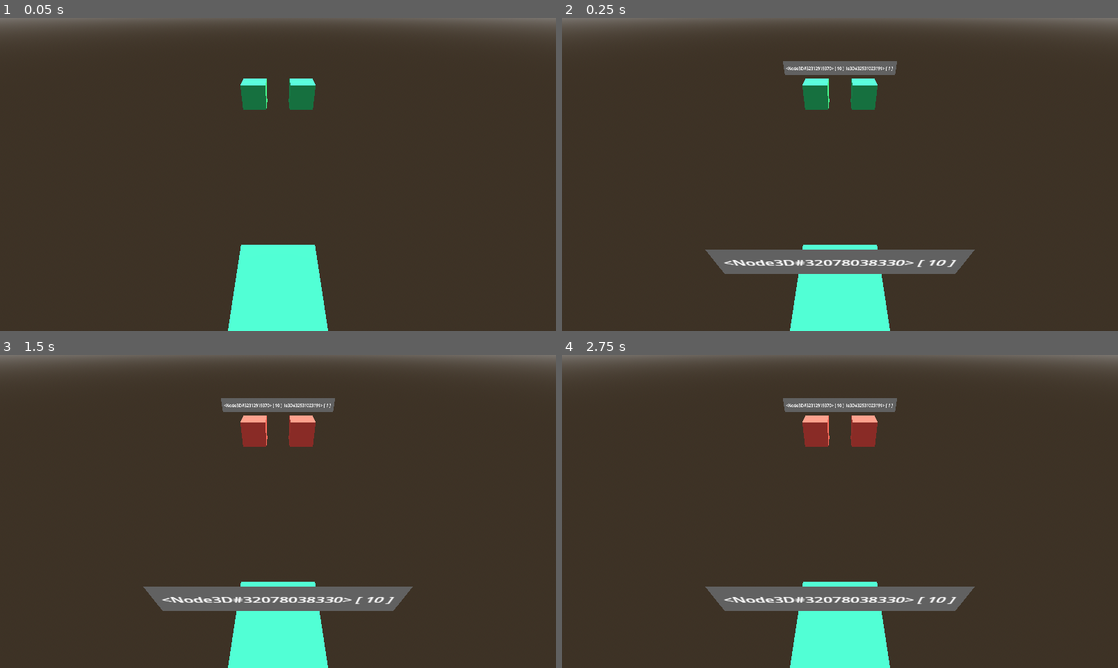
Above: before the commit, frames 1-4 (two rows, left to right).
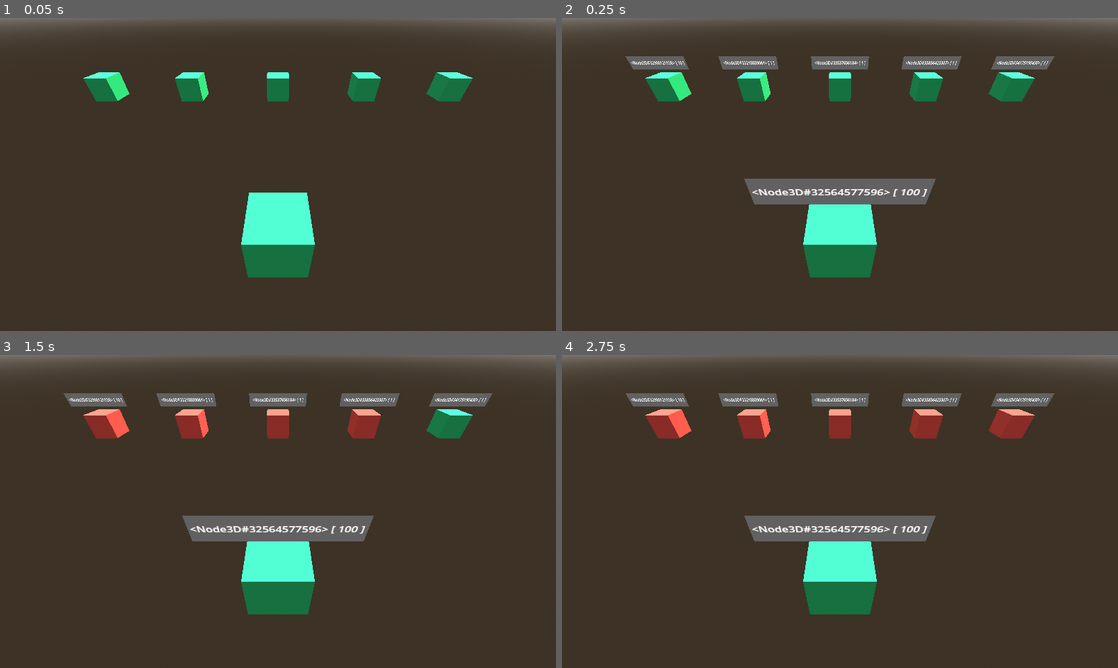
Above: after the commit, the same moments.

Repository: Comotcaiten/re_turnbase_project
Game: Godot game, scene res://test/level_testing.tscn
Two runs of this game, one before a commit and one after it. Both use one fixed random seed, a clock stepped at 60 frames per second and the inputs below.
Inputs:
- Up to frame 1 (0.05 s): no input
- Up to frame 2 (0.25 s): no input
- Up to frame 3 (1.5 s): tap Enter (ui_accept) at 0.5, 0.77, 1.07 s; hold Right (ui_right) 0.53-1.28 s; tap 1 (ui_action_1) at 0.6 s; tap 2 (ui_action_2) at 0.8, 1.35 s; hold Left (ui_left) from 1.28 s (still down)
- Up to frame 4 (2.75 s): tap Enter (ui_accept) at 1.52, 1.82 s; tap 3 (ui_action_3) at 1.55, 2.1 s; release Left (ui_left) at 2.03 s; hold Right (ui_right) from 2.03 s (still down); tap 4 (ui_action_4) at 2.3 s

The runs differ from the first frame. In frame 1, 9.7% of the frame differs, in the area x 15-85%, y 17-100%; in frame 2, 17%, in the area x 11-89%, y 12-100%; in frame 3, 17%; in frame 4, 17%.

Commit message:
done skill ? maybe: - Select target: V - Debug unit selected by player: V - Debug color mesh like body: V

Diff:
--- a/asset/skill_base/SkillBaseA.tres
+++ b/asset/skill_base/SkillBaseA.tres
@@ -23,5 +23,6 @@
 id = "SB001"
 element = 0
 target_type = 1
-target_mode = 1
+target_mode = 2
+target_fainted = 2
 components = Array[ExtResource("1_5b0ix")]([SubResource("Resource_c2pod")])
--- a/src/base/SkillBase.gd
+++ b/src/base/SkillBase.gd
@@ -17,8 +17,8 @@
             return TargetMode.SINGLE
         return target_mode
 
-# enum TargetFainted {NONE, TRUE, FALSE}
-# @export var target_fainted: TargetFainted = TargetFainted.FALSE
+enum TargetFainted {NONE, TRUE, FALSE}
+@export var target_fainted: TargetFainted = TargetFainted.FALSE
 
 @export_group("Components")
 @export var components: Array[SkillComponent]
--- a/src/controllers/SkillController.gd
+++ b/src/controllers/SkillController.gd
@@ -11,6 +11,7 @@
 
 var current_target: int
 var group_targets_available: Array[UnitModel] = []
+var group_targets_available_filter: Array[UnitModel] = []
 var group_targets_select: Array[UnitModel] = []
 
 var battle_system: BattleSystem
@@ -46,6 +47,9 @@
 	if unit.skills.is_empty():
 		change_state(State.END)
 		return
+	if unit.skills.is_empty():
+		change_state(State.END)
+		return
 
 	group_targets_available = battle_system.group_controller.get_all_units()
 
@@ -130,15 +134,15 @@
 
 func perform_handle_select_target():
 	if Input.is_action_just_pressed("ui_left"):
+		set_current_target(current_target - 1)
+		set_group_targets_select()
+		refactored_slelcted_by_skill()
+		print("Skill controller >> Select target >> Left >> ", current_target, " >> ", group_targets_select)
+		return
+	if Input.is_action_just_pressed("ui_right"):
 		set_current_target(current_target + 1)
 		set_group_targets_select()
 		refactored_slelcted_by_skill()
-		print("Skill controller >> Select target >> Left >> ", current_target, " >> ", group_targets_select)
-		return
-	if Input.is_action_just_pressed("ui_right"):
-		set_current_target(current_target - 1)
-		set_group_targets_select()
-		refactored_slelcted_by_skill()
 		print("Skill controller >> Select target >> Right >> ", current_target, " >> ", group_targets_select)
 		return
 
@@ -164,12 +168,11 @@
 	return true
 
 func set_current_target(value: int):
-	current_target = value
-	if current_target < 0:
-		current_target = group_targets_available.size() - 1
-		return
-	if current_target >= group_targets_available.size():
-		current_target = 0
+	if value < 0:
+		value = group_targets_available_filter.size() - 1
+	if value >= group_targets_available_filter.size():
+		value = 0
+	current_target = group_targets_available.find(group_targets_available_filter[value])
 	return
 
 func set_group_targets_available(unit: UnitModel):
@@ -180,11 +183,19 @@
 		SkillBase.TargetType.SELF:
 			group_targets_available = [unit]
 		SkillBase.TargetType.ENEMY:
-			group_targets_available = battle_system.group_controller.get_group_is_player(false).group
+			group_targets_available = battle_system.group_controller.get_group_is_enemy(unit)
 		SkillBase.TargetType.ALLY:
-			group_targets_available = battle_system.group_controller.get_group_is_player(true).group
+			group_targets_available = battle_system.group_controller.get_group_is_ally(unit)
 		SkillBase.TargetType.ANY:
 			group_targets_available = battle_system.group_controller.get_all_units()
+
+	match current_skill.target_fainted:
+		SkillBase.TargetFainted.TRUE:
+			group_targets_available_filter = group_targets_available.filter(func(x): return x.is_fainted) as Array[UnitModel]
+		SkillBase.TargetFainted.FALSE:
+			group_targets_available_filter = group_targets_available.filter(func(x): return not x.is_fainted) as Array[UnitModel]
+		SkillBase.TargetFainted.NONE:
+			group_targets_available_filter = group_targets_available
 	return
 
 func set_group_targets_select():
@@ -194,16 +205,28 @@
 	match current_skill.target_mode:
 		SkillBase.TargetMode.ALL:
 			group_targets_select = group_targets_available
-			return
+
 		SkillBase.TargetMode.THREE:
 			var start: int = max(0, current_target - 1)
 			var end: int = min(group_targets_available.size(), current_target + 2)
 			group_targets_select = group_targets_available.slice(start, end)
-			return
+
 		SkillBase.TargetMode.SINGLE:
 			group_targets_select = [group_targets_available[current_target]]
+
+		_:
+			group_targets_select = []
+
+	if group_targets_select.is_empty():
+		return
+
+	match current_skill.target_fainted:
+		SkillBase.TargetFainted.TRUE:
+			group_targets_select = group_targets_select.filter(func(x): return x.is_fainted) as Array[UnitModel]
+		SkillBase.TargetFainted.FALSE:
+			group_targets_select = group_targets_select.filter(func(x): return not x.is_fainted) as Array[UnitModel]
+		SkillBase.TargetFainted.NONE:
 			return
-	group_targets_select = []
 	return
 
 func get_skill(unit: UnitModel) -> SkillModel:
@@ -218,12 +241,14 @@
 	return randi() % group_targets_available.size()
 
 func refesh():
-	# refactored_unslelcted_by_skill()
+	refactored_unslelcted_by_skill()
 
 	current_index = 0
 	current_skill = null
+	current_target = 0
 
 	group_targets_available = []
+	group_targets_available_filter = []
 	group_targets_select = []
 
 	state = State.START
@@ -231,7 +256,6 @@
 func refactored_slelcted_by_skill():
 	for unit in group_targets_select:
 		unit.node.seleted_by_skill()
-
 	for unit in group_targets_available:
 		if unit not in group_targets_select:
 			unit.node.unseleted_by_skill()
--- a/src/controllers/UnitGroupController.gd
+++ b/src/controllers/UnitGroupController.gd
@@ -61,18 +61,24 @@
 		x.is_fainted = is_fainted)
 	return all_units
 
-func get_group_is_player(is_player: bool = true) -> UnitGroupModel:
-	for group_model in maps_groups.get_all_values():
-		if group_model is UnitGroupModel and group_model != null and group_model.is_player == is_player:
-			return group_model
-	return
-
 func get_keys_group_is_player(is_player: bool = true) -> String:
 	for keys in maps_groups.get_all_keys():
 		var group_model: UnitGroupModel = maps_groups.get_value(keys) as UnitGroupModel
 		if group_model != null and group_model.is_player == is_player:
 			return keys
 	return ""
+
+func get_group_is_ally(unit: UnitModel) -> Array[UnitModel]:
+	for group_model in maps_groups.get_all_values():
+		if group_model is UnitGroupModel and group_model != null and unit in group_model.group:
+			return group_model.group
+	return []
+
+func get_group_is_enemy(unit: UnitModel) -> Array[UnitModel]:
+	for group_model in maps_groups.get_all_values():
+		if group_model is UnitGroupModel and group_model != null and unit not in group_model.group:
+			return group_model.group
+	return []
 
 func is_unit_in_any_group(unit: UnitModel):
 	for group in maps_groups.get_all_values():
--- a/src/models/SkillModel.gd
+++ b/src/models/SkillModel.gd
@@ -7,6 +7,7 @@
 
 var target_type: SkillBase.TargetType
 var target_mode: SkillBase.TargetMode
+var target_fainted: SkillBase.TargetFainted
 
 func _init(_base: SkillBase):
 	base = _base
@@ -15,6 +16,7 @@
 
 	target_type = _base.target_type
 	target_mode = _base.target_mode
+	target_fainted = _base.target_fainted
 	pass
 
 func excute(unit: UnitModel, targets: Array[UnitModel]):
--- a/src/models/UnitGroupModel.gd
+++ b/src/models/UnitGroupModel.gd
@@ -58,7 +58,7 @@
 	)
 	return group_check.size() == group.size()
 
-func update_position(gap: int = 1):
+func update_position(gap: int = 3):
 	if group_unit_node_3d.size() == 0:
 		return
 	# 	TH1:
--- a/src/models/UnitModel.gd
+++ b/src/models/UnitModel.gd
@@ -76,6 +76,12 @@
 
 # Action / Event
 
+func before_turn():
+    pass
+
+func after_turn():
+    pass
+
 func take_damage(damage_model: DamageModel = null):
     if damage_model == null:
         return false
--- a/src/nodes/UnitNode3D.gd
+++ b/src/nodes/UnitNode3D.gd
@@ -7,11 +7,15 @@
 @export var color_fainted: Color = Color.html("#e74c3c")
 @export var color_normal: Color = Color.html("#28b463")
 
-@export var sprite_3d: Sprite3D
+@export var sprite_3d: Sprite3D = Sprite3D.new()
 
-@export var sub_viewport: SubViewport
+@export var sub_viewport: SubViewport = SubViewport.new()
 
-@export var label_name: Label
+@export var label_name: Label = Label.new()
+
+@export var sub_viewport_selected: SubViewport = SubViewport.new()
+
+@export var sprite_3d_selected: Sprite3D = Sprite3D.new()
 
 var base: UnitBase
 var level: int = 1:
@@ -35,31 +39,40 @@
   node_mesh_intstance_3d.material_override = StandardMaterial3D.new()
   node_mesh_intstance_3d.material_override.albedo_color = color_normal
 
-  if sprite_3d == null:
-    sprite_3d = Sprite3D.new()
-
   if sub_viewport == null:
     sub_viewport = SubViewport.new()
-    sub_viewport.size = Vector2(250, 50)
+  sub_viewport.size = Vector2(250, 50)
+
+  if sub_viewport_selected == null:
+    sub_viewport_selected = SubViewport.new()
+  sub_viewport_selected.size = Vector2(25, 25)
+
+  var mesh_intstance_2d: MeshInstance2D = MeshInstance2D.new()
+  mesh_intstance_2d.mesh = BoxMesh.new()
+  mesh_intstance_2d.scale = Vector2(50, 50)
 
   if label_name == null:
     label_name = Label.new()
-    label_name.text = str(self) + " [ " + str(_level) + " ]"
-
-    label_name.size = Vector2(250, 50)
-
-    label_name.horizontal_alignment = HORIZONTAL_ALIGNMENT_CENTER
-    label_name.vertical_alignment = VERTICAL_ALIGNMENT_CENTER
+  label_name.text = str(self) + " [ " + str(_level) + " ]"
+  label_name.size = Vector2(250, 50)
+  label_name.horizontal_alignment = HORIZONTAL_ALIGNMENT_CENTER
+  label_name.vertical_alignment = VERTICAL_ALIGNMENT_CENTER
 
   add_child(node_mesh_intstance_3d)
 
   add_child(sprite_3d)
   sprite_3d.position = Vector3(self.position.x, self.position.y + 1, self.position.z)
-
   add_child(sub_viewport)
   sub_viewport.add_child(label_name)
+  sprite_3d.texture = sub_viewport.get_texture()
 
-  sprite_3d.texture = sub_viewport.get_texture()
+  add_child(sprite_3d_selected)
+  sprite_3d_selected.position = Vector3(self.position.x, self.position.y + 2, self.position.z)
+  add_child(sub_viewport_selected)
+  sub_viewport_selected.add_child(mesh_intstance_2d)
+  sprite_3d_selected.texture = sub_viewport_selected.get_texture()
+  sprite_3d_selected.visible = false
+
   print("UnitNode3D >> ", name, " >> Initialized: ", base, " >> ", level)
   return
 
@@ -78,12 +91,14 @@
   if unit_model.is_fainted:
     # node_mesh_intstance_3d.visible = false
     node_mesh_intstance_3d.material_override.albedo_color = color_fainted
+    # sprite_3d_selected.visible = false
     return
   return
 
 func seleted_by_skill():
   if unit_model == null:
     return
+  sprite_3d_selected.visible = true
   if unit_model.is_fainted:
     return
   node_mesh_intstance_3d.material_override.albedo_color = Color.html("#f1c40f")
@@ -97,6 +112,7 @@
 func unseleted_by_skill():
   if unit_model == null:
     return
+  sprite_3d_selected.visible = false
   if unit_model.is_fainted:
     return
   node_mesh_intstance_3d.material_override.albedo_color = color_normal
--- a/src/system/BattleSystem.gd
+++ b/src/system/BattleSystem.gd
@@ -60,6 +60,12 @@
 			handle_end()
 
 func change_state(new_state: State):
+	if group_controller == null:
+		state = State.END
+		return
+	if group_controller.is_one_group_fainted():
+		state = State.END
+		return
 	state = new_state
 
 func get_next_turn():
--- /dev/null
+++ b/test/base_for_unit_node_3d.tscn
@@ -0,0 +1,44 @@
+[gd_scene load_steps=6 format=3 uid="uid://bg80we27kkp5f"]
+
+[sub_resource type="BoxMesh" id="BoxMesh_707xy"]
+
+[sub_resource type="ViewportTexture" id="ViewportTexture_qld7o"]
+viewport_path = NodePath("Sprite3D/SubViewport")
+
+[sub_resource type="ViewportTexture" id="ViewportTexture_3qt0u"]
+viewport_path = NodePath("Sprite3D2/SubViewport")
+
+[sub_resource type="CanvasItemMaterial" id="CanvasItemMaterial_1x6qw"]
+
+[sub_resource type="BoxMesh" id="BoxMesh_kjy3h"]
+
+[node name="BaseForUnitNode3D" type="Node3D"]
+
+[node name="MeshInstance3D" type="MeshInstance3D" parent="."]
+mesh = SubResource("BoxMesh_707xy")
+
+[node name="Sprite3D" type="Sprite3D" parent="."]
+transform = Transform3D(1, 0, 0, 0, 1, 0, 0, 0, 1, 0, 0.808429, 0)
+texture = SubResource("ViewportTexture_qld7o")
+
+[node name="SubViewport" type="SubViewport" parent="Sprite3D"]
+size = Vector2i(250, 50)
+
+[node name="Label" type="Label" parent="Sprite3D/SubViewport"]
+offset_right = 250.0
+offset_bottom = 50.0
+text = "Lfffffffffffffffffff"
+horizontal_alignment = 1
+vertical_alignment = 1
+
+[node name="Sprite3D2" type="Sprite3D" parent="."]
+transform = Transform3D(1, 0, 0, 0, 1, 0, 0, 0, 1, 0, 2, 0)
+texture = SubResource("ViewportTexture_3qt0u")
+
+[node name="SubViewport" type="SubViewport" parent="Sprite3D2"]
+size = Vector2i(25, 25)
+
+[node name="MeshInstance2D" type="MeshInstance2D" parent="Sprite3D2/SubViewport"]
+material = SubResource("CanvasItemMaterial_1x6qw")
+scale = Vector2(50, 50)
+mesh = SubResource("BoxMesh_kjy3h")
--- a/test/level_testing.tscn
+++ b/test/level_testing.tscn
@@ -24,7 +24,7 @@
 [sub_resource type="Resource" id="Resource_i2i4n"]
 script = ExtResource("6_ug2mc")
 base = ExtResource("7_t2gf5")
-level = 10
+level = 100
 is_player = true
 
 [sub_resource type="Resource" id="Resource_jwb2r"]
@@ -34,6 +34,24 @@
 is_player = true
 
 [sub_resource type="Resource" id="Resource_obgt8"]
+script = ExtResource("6_ug2mc")
+base = ExtResource("8_j8ikc")
+level = 1
+is_player = true
+
+[sub_resource type="Resource" id="Resource_gq5ib"]
+script = ExtResource("6_ug2mc")
+base = ExtResource("8_j8ikc")
+level = 1
+is_player = true
+
+[sub_resource type="Resource" id="Resource_15gr8"]
+script = ExtResource("6_ug2mc")
+base = ExtResource("8_j8ikc")
+level = 1
+is_player = true
+
+[sub_resource type="Resource" id="Resource_6cosj"]
 script = ExtResource("6_ug2mc")
 base = ExtResource("8_j8ikc")
 level = 1
@@ -74,7 +92,7 @@
 transform = Transform3D(1, 0, 0, 0, 1, 0, 0, 0, 1, 0, 0, -4)
 script = ExtResource("2_vndew")
 is_player = false
-data_unit_node = Array[ExtResource("6_ug2mc")]([SubResource("Resource_jwb2r"), SubResource("Resource_obgt8")])
+data_unit_node = Array[ExtResource("6_ug2mc")]([SubResource("Resource_jwb2r"), SubResource("Resource_obgt8"), SubResource("Resource_gq5ib"), SubResource("Resource_15gr8"), SubResource("Resource_6cosj")])
 
 [node name="Camera3D" type="Camera3D" parent="."]
-transform = Transform3D(1, 0, 0, 0, 0.766044, 0.642788, 0, -0.642788, 0.766044, 0, 3, 5)
+transform = Transform3D(1, 0, 0, 0, 0.766044, 0.642788, 0, -0.642788, 0.766044, 0, 3, 6)
--- a/test/unit_node_3d.tscn
+++ /dev/null
@@ -1,6 +0,0 @@
-[gd_scene load_steps=2 format=3 uid="uid://drjilsc6wwpqc"]
-
-[ext_resource type="Script" path="res://src/nodes/UnitNode.gd" id="1_ycovg"]
-
-[node name="UnitNode3D" type="Node3D"]
-script = ExtResource("1_ycovg")
Not shown: 1 places in test/level_testing.tscn that only renumber resources
